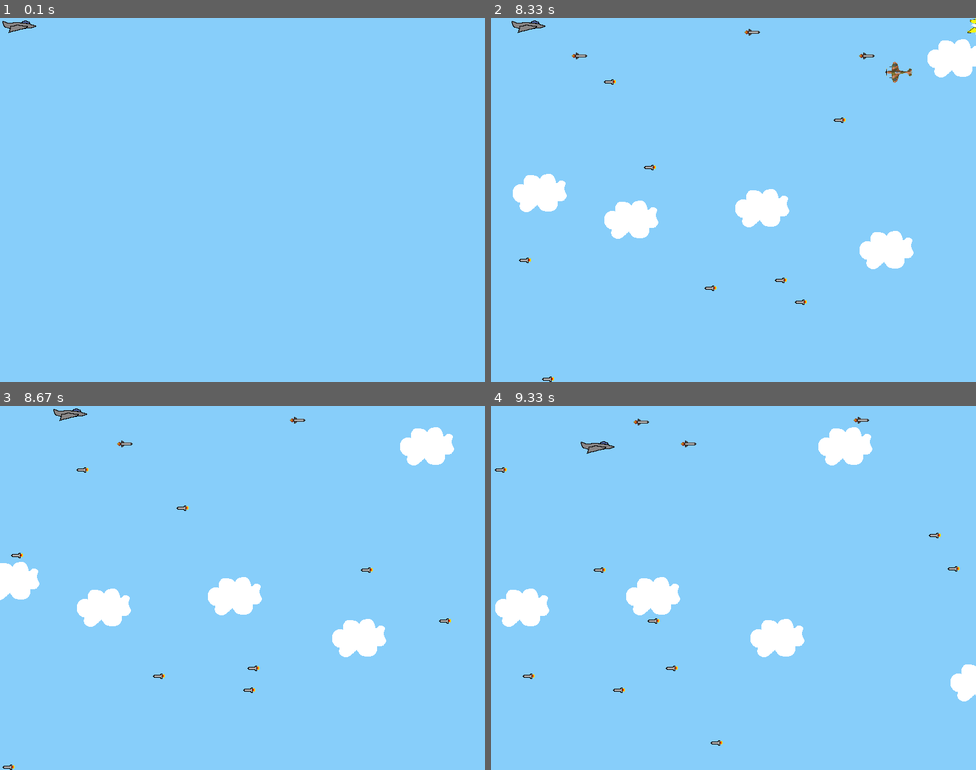
Above: before the commit, frames 1-4 (two rows, left to right).
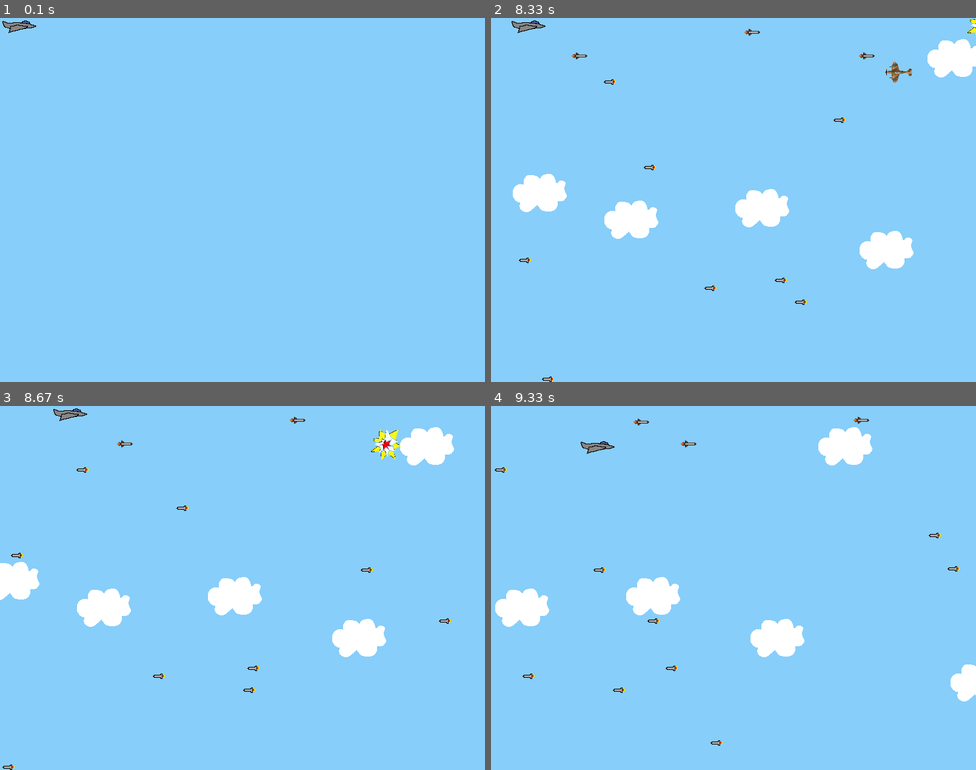
Above: after the commit, the same moments.

Repository: EliasSage/Project-PyGame
Game: pygame game, started from py_tut_with_images.py
The game is run twice, just before and just after one commit, with the same random seed, the same clock (stepped at 60 frames per second) and the same inputs.
Inputs:
- Up to frame 1 (0.1 s): no input
- Up to frame 2 (8.33 s): hold Right 0.33-0.8 s; hold Up 0.83-1.13 s; hold Right 1.17-1.63 s; hold Left 1.67-2.2 s; hold Down 2.23-2.53 s; tap Space at 2.57, 2.97, 3.27, 3.4, 3.8, 4.1, 4.47, 4.87, 5.17, 5.37, 5.67, 5.87, 6.2, 6.5, 6.7, 7, 7.27, 7.6, 7.9, 8.03 s; hold Left 2.9-3.3 s; hold Up 3.33-3.7 s; hold Right 3.73-4.37 s; hold Down 4.4-4.77 s; hold Left 4.8-5.27 s; hold Right 5.3-5.77 s; hold Up 5.8-6.1 s; hold Right 6.13-6.6 s; hold Left 6.63-7.17 s; hold Down 7.2-7.5 s; hold Left 7.53-7.93 s; hold Up from 7.97 s (still down)
- Up to frame 3 (8.67 s): release Up at 8.33 s; hold Right from 8.37 s (still down); tap Space at 8.43 s
- Up to frame 4 (9.33 s): tap Space at 8.73, 9.1 s; release Right at 9 s; hold Down from 9.03 s (still down)

Frames 1-2 are identical in both runs. In frame 3, 0.2% of the frame differs, in the area x 76-83%, y 6-15%; in frame 4, nothing differs.

Commit message:
fixed explosion for gunner and chaged boss health

Diff:
--- a/py_tut_with_images.py
+++ b/py_tut_with_images.py
@@ -217,7 +217,7 @@
         self.surf = pygame.image.load("boss.png").convert_alpha()
         self.rect = self.surf.get_rect(center=(x, y)) # x and y set when boss is created
         self.move_up = boss_move_up # If boss should move up or not
-        self.health = 5
+        self.health = 50
 
     def update(self):
         # If boss should move up or not is changed when certian values are reached
@@ -456,9 +456,10 @@
     gunner_col = pygame.sprite.groupcollide(bullets, gunner, True, True)
 
 
-    if gunner_col:
+    for bullet in gunner_col.keys():
         collision_sound.play()
         gunner_count -=1
+        new_explosion = Explosion(bullet.rect.center, .5)
         explosions.add(new_explosion)
         all_sprites.add(new_explosion)
 
Binary file added: boss_attack1.png
